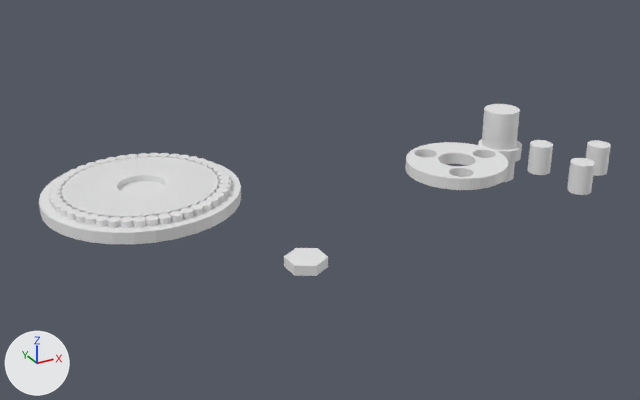
The Blender file projects/3d/blender/cycloid-ben/cycloid-virtuoso.blend: old version first, new version second.
Before and after are seen from a camera (50 mm lens) standing at (-100.0, -337.0, 148.0) and looking at (71.0, -26.0, -7.0). The axes (+X, +Y, +Z) are drawn at lower left. The lights are the same throughout. The older version comes first.

Before the edit, the objects in view are built like this:
```python
ob_counterweight = bpy.data.objects.new('Counterweight', me_cylinder_107)
ob_counterweight.location = (33.3, -84.1, -1.3)
ob_cycloidal_disc = bpy.data.objects.new('Cycloidal_Disc', me_cycloiddisc_mesh_003)
ob_cycloidal_disc.location = (0.0, 0.0, 0.0)
ob_eccentric_cam_lobe = bpy.data.objects.new('Eccentric_Cam_Lobe', me_cylinder_105)
ob_eccentric_cam_lobe.location = (161.1, -36.2, 3.2)
ob_fixed_ring_housing = bpy.data.objects.new('Fixed_Ring_Housing', me_cylinder_001)
ob_fixed_ring_housing.location = (0.0, 0.0, 0.0)
ob_input_shaft = bpy.data.objects.new('Input_Shaft', me_cylinder_104)
ob_input_shaft.location = (160.4, -36.2, 6.7)
# also in view: 'Output_Disk' at (122.0, -54.0, 9.0); 'Output_Pin_02' at (165.0, -84.0, 6.0); 'Output_Pin_01' at (165.0, -59.0, 6.0); 'Output_Pin_00' at (187.0, -72.0, 6.0)
```
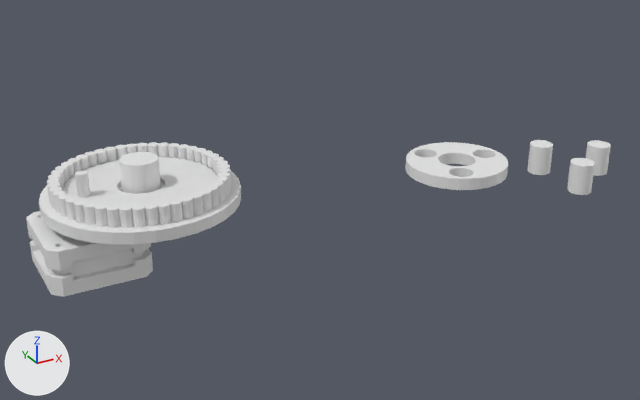
Commit message: virtuoso 2

Diff of the bpy script that builds the scene:
```diff
--- a/projects/3d/blender/cycloid-ben/cycloid-virtuoso.blend.py
+++ b/projects/3d/blender/cycloid-ben/cycloid-virtuoso.blend.py
@@ me_cylinder_001 @@
 # used by ob_fixed_ring_housing; location = (0.0, 0.0, 0.0)
-me_cylinder_001.from_pydata(...)  # 3008 vertices, 1598 faces; spans x -41.5..41.5, y -41.5..41.5, z -2.5..5.0
+me_cylinder_001.from_pydata(...)  # 3072 vertices, 1632 faces; spans x -41.5..41.5, y -41.5..41.5, z -2.5..10.0
+# me_cylinder_001 part 1: 1472 vertices moved from x -37.5..37.5, y -37.4..37.4, z 5.0 to x -37.5..37.5, y -37.4..37.4, z 10.0
+# me_cylinder_001 part 2: 64 vertices added at x -15.0..15.0, y -15.0..15.0, z -2.5..2.5
 me_cylinder_001.materials.append(mat_mat_housing)
@@ me_pancake_stepper_small @@
+me_pancake_stepper_small.from_pydata(...)  # 7014 vertices, 14028 faces; spans x -21.0..21.0, y -21.0..21.0, z -7.8..34.2
@@ ob_input_shaft @@
 ob_input_shaft = bpy.data.objects.new('Input_Shaft', me_cylinder_104)
-ob_input_shaft.location = (160.4, -36.2, 6.7)
+ob_input_shaft.location = (0.0, 0.0, 0.0)
@@ ob_eccentric_cam_lobe @@
 ob_eccentric_cam_lobe = bpy.data.objects.new('Eccentric_Cam_Lobe', me_cylinder_105)
-ob_eccentric_cam_lobe.location = (161.1, -36.2, 3.2)
+ob_eccentric_cam_lobe.location = (0.0, 0.0, 0.0)
@@ ob_counterweight @@
-ob_counterweight = bpy.data.objects.new('Counterweight', me_cylinder_107)
-ob_counterweight.location = (33.3, -84.1, -1.3)
@@ ob_pancake_stepper_small @@
+ob_pancake_stepper_small = bpy.data.objects.new('Pancake_Stepper_Small', me_pancake_stepper_small)
+ob_pancake_stepper_small.location = (-24.1, 0.0, -19.3)
```

Boxes [x1, y1, x2, y2] around the edits, measured in the pictures (640 x 400 px; the box of a moved part takes in the faces that stretch with it):
'Fixed_Ring_Housing', reshaped (12% taller): before [39, 153, 241, 244]; after [39, 142, 241, 244]
'Pancake_Stepper_Small', added: after [26, 171, 153, 297]
'Input_Shaft', moved: before [482, 104, 520, 182]; after [119, 152, 161, 194]
'Counterweight', deleted: before [284, 248, 328, 276]
'Eccentric_Cam_Lobe', moved (mostly hidden afterwards): before [478, 139, 522, 163]; after [118, 182, 165, 191]
part 1 of me_cylinder_001, moved or reshaped: before [48, 153, 231, 227]; after [47, 142, 231, 227]
part 2 of me_cylinder_001, added: after [39, 171, 241, 233]
